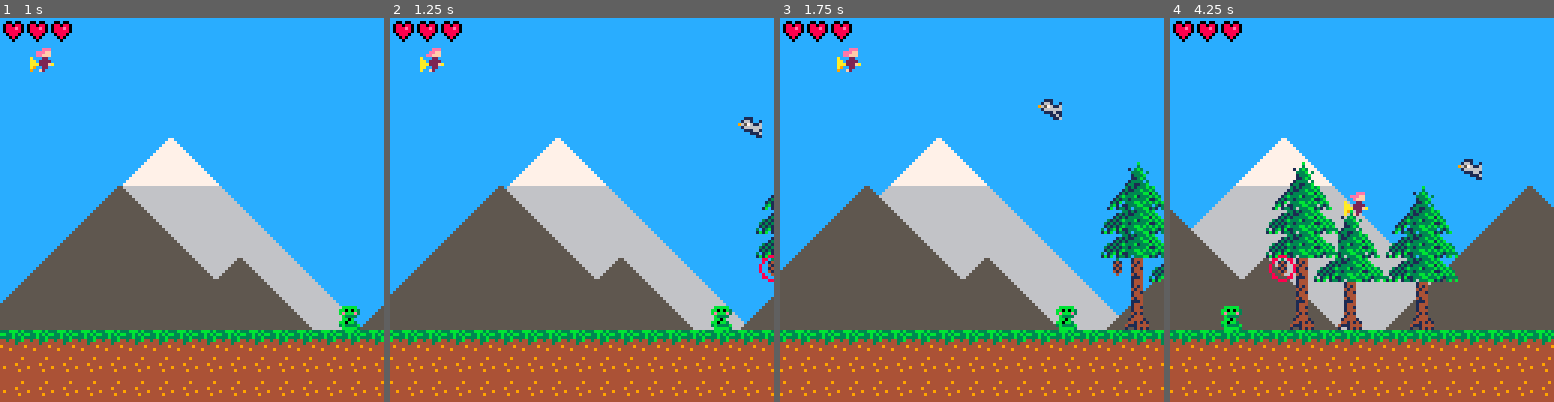
Above: before the commit, frames 1-4 (left to right).
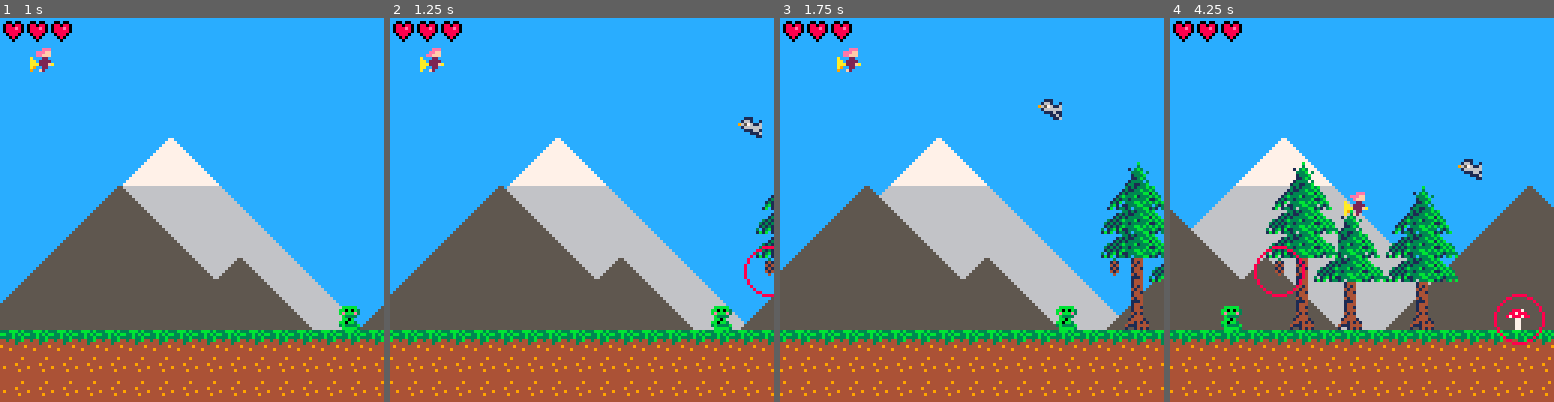
Above: after the commit, the same moments.

Repository: theGEBIRGE/BARBARA
Game: PICO-8 cartridge barbara.p8
Two runs of this game, one before a commit and one after it. Both use one fixed random seed, a clock stepped at 60 frames per second and the inputs below.
Inputs:
- Up to frame 1 (1 s): tap X (X key) at 0.33 s
- Up to frame 2 (1.25 s): tap X (X key) at 1.07 s
- Up to frame 3 (1.75 s): hold Right from 1.6 s (still down)
- Up to frame 4 (4.25 s): tap X (X key) at 1.85, 2.97, 4.08 s; release Right at 2.1 s; hold Up 2.15-2.42 s; hold Right 2.47-3.03 s; hold Left 3.08-3.58 s; hold Down 3.63-3.97 s; hold Right from 4.02 s (still down)

Frame 1 is identical in both runs. In frame 2, 0.3% of the frame differs, in the area x 92-100%, y 59-73%; in frame 3, 0.1%; in frame 4, 1.0%, in the area x 21-98%, y 59-86%.

Commit message:
Add mushroom ingredient

Diff:
--- a/barbara.p8
+++ b/barbara.p8
@@ -229,7 +229,8 @@
 function init_ingredients()
   curr_i = {}
   all_i = {
-    [20] = {make_ingredient(15, 80)}
+    [20] = {make_ingredient(15, 80)},
+    [30] = {make_ingredient(31, 96)}
   }
 end
 
@@ -248,7 +249,7 @@
 function draw_ingredient(self)
   spr(self.spr, self.x, self.y)
   if (self.highlight) then
-    circ(self.x+5, self.y+3, 4, 8)
+    circ(self.x+4, self.y+4, 8, 8)
   end
 end
 
@@ -451,22 +452,22 @@
 end
 
 __gfx__
-000000000000eee00000eee00000eee0000000000000000000000000000000000000000000000000000000000000000000000000000000000000000000000300
-00000000000eeff000eeeff000eeeff0000000000000000000000000000000000000000000000000000000000000000000000000000000000000000000001410
-0070070000eefff000eefff0000efff0000000000000000000000000000000000000000000000000000000000000000000000000000000000000000000004140
-00077000a0002200a0002200a0002200000000000000000000000000000000000000000000000000000000000000000000000000000000000000000000001410
-00077000aa022220aa022220aa022220000000000000000000000000000000000000000000000000000000000000000000000000000000000000000000004140
-00000000aaa222faaaa222faaaa222fa000000000000000000000000000000000000000000000000000000000000000000000000000000000000000000000400
+000000000000eee00000eee00000eee0000000000000000000000000000000000000000000000000000000000000000000000000000000000000000000003000
+00000000000eeff000eeeff000eeeff0000000000000000000000000000000000000000000000000000000000000000000000000000000000000000000014100
+0070070000eefff000eefff0000efff0000000000000000000000000000000000000000000000000000000000000000000000000000000000000000000041400
+00077000a0002200a0002200a0002200000000000000000000000000000000000000000000000000000000000000000000000000000000000000000000014100
+00077000aa022220aa022220aa022220000000000000000000000000000000000000000000000000000000000000000000000000000000000000000000041400
+00000000aaa222faaaa222faaaa222fa000000000000000000000000000000000000000000000000000000000000000000000000000000000000000000004000
 00000000aa002200a9002200a9002200000000000000000000000000000000000000000000000000000000000000000000000000000000000000000000000000
 00000000a00f2000900f2000a00f2000000000000000000000000000000000000000000000000000000000000000000000000000000000000000000000000000
 00000000000000000000000000000000000000000000000000000000000000000000000000000000000000000000000000000000000000000000000000000000
-00000000000000000000000000000000000000000000000000000000000000000000000000000000000000000000000000000000000000000000000000000000
-00000000000000000000000000000000000000000000000000000000000000000000000000000000000000000000000000000000000000000000000000000000
-00000000000000000000000000000000000000000000000000000000000000000000000000000000000000000000000000000000000000000000000000000000
-00000000000000000000000000000000000000000000000000000000000000000000000000000000000000000000000000000000000000000000000000000000
-00000000000000000000000000000000000000000000000000000000000000000000000000000000000000000000000000000000000000000000000000000000
-00000000000000000000000000000000000000000000000000000000000000000000000000000000000000000000000000000000000000000000000000000000
-00000000000000000000000000000000000000000000000000000000000000000000000000000000000000000000000000000000000000000000000000000000
+00000000000000000000000000000000000000000000000000000000000000000000000000000000000000000000000000000000000000000000000000888700
+00000000000000000000000000000000000000000000000000000000000000000000000000000000000000000000000000000000000000000000000008878880
+00000000000000000000000000000000000000000000000000000000000000000000000000000000000000000000000000000000000000000000000087888788
+00000000000000000000000000000000000000000000000000000000000000000000000000000000000000000000000000000000000000000000000000077000
+00000000000000000000000000000000000000000000000000000000000000000000000000000000000000000000000000000000000000000000000000077000
+00000000000000000000000000000000000000000000000000000000000000000000000000000000000000000000000000000000000000000000000000077000
+00000000000000000000000000000000000000000000000000000000000000000000000000000000000000000000000000000000000000000000000000077000
 00000000000000000000000000000000000000000000000000000000000000000000000000000000000000000000000000000000000000000000000000000000
 00000000000000000000000000000000000000000000000000000000000000000000000000000000000000000000000000000000000000000000000000000000
 00000000000000000000000000000000000000000000000000000000000000000000000000000000000000000000000000000000000000000000000000000000
